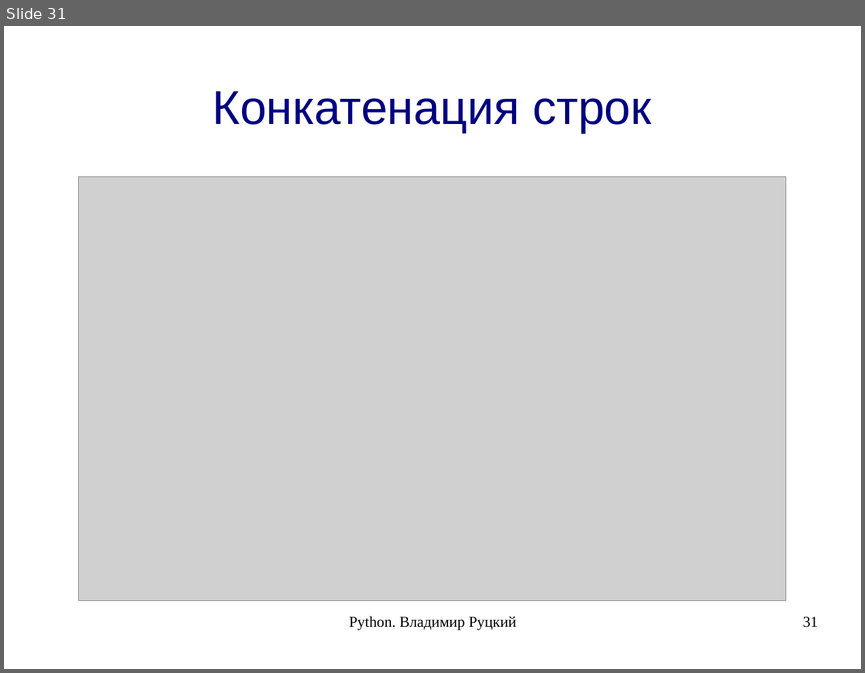
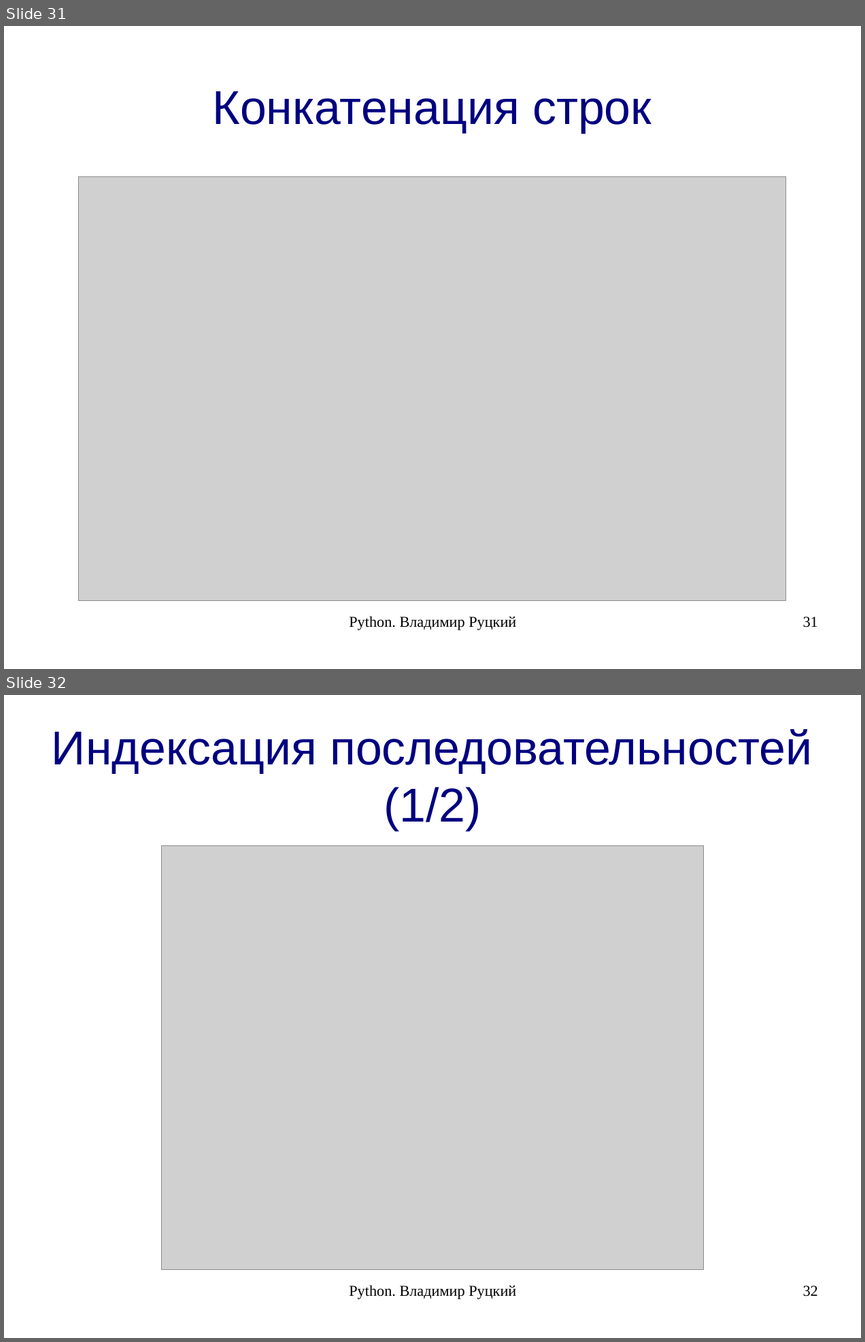
Before and after one commit to rutsky/python-course, a slide deck: 00_introduction.odp. Shown one above the other, each under a label of ours: slide 31 before the commit, slides 31 and 32 after it. The pictures are 865x673 and 865x1342 pixels, drawn with LibreOffice and Linux fonts; fonts in the diff are those of the drawing; grey boxes stand for pictures. Boxes give left, top, right and bottom in pixels: in the first picture for what was removed or moved away, otherwise in the second. Text is boxed around its words. In the diff, an @@ line names an element or a change of style, - is before the commit and + after.

```diff
--- a/00_introduction.odp
+++ b/00_introduction.odp
@@ slide 32 added at (x1=4, y1=695, x2=861, y2=1338), background #FFFFFF @@
@@ title added at (x1=52, y1=729, x2=812, y2=830), 44 pt, text #000080 @@
+Индексация последовательностей (1/2)
@@ picture added at (x1=161, y1=845, x2=703, y2=1270) @@
@@ text added at (x1=349, y1=1285, x2=516, y2=1299), 14 pt, text #000000 @@
+Python. Владимир Руцкий
@@ page number added at (x1=803, y1=1285, x2=818, y2=1296), 14 pt, text #000000 @@
+32
```
Also in this commit, not shown: 4 slides changed, 14 other slides added.
